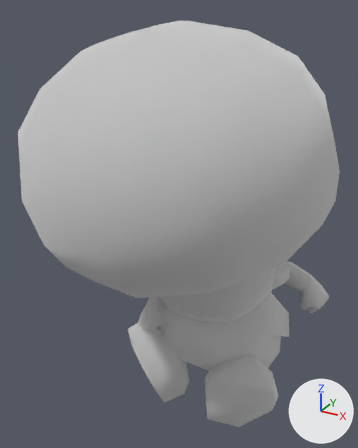
One commit to the glTF model FinModelUtility/Libraries/JSystem/JSystem Tests/goldens/super_mario_sunshine_kinopio/output/kinopio_body.glb: the scene before it, then after it.
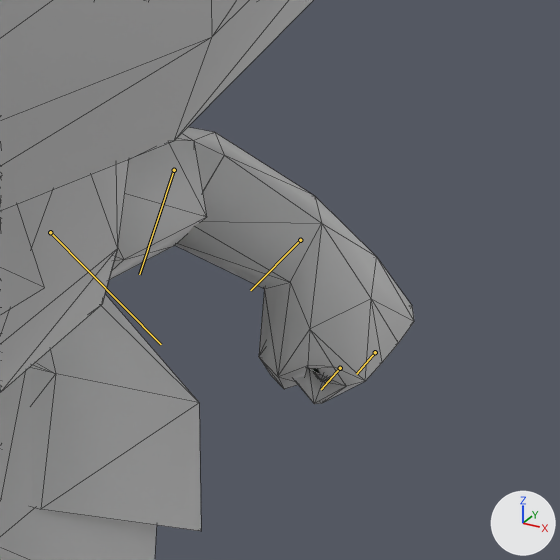
There are two pictures of each version: one whole from a 50 mm camera at (43.7, -106.9, 87.5) aimed at (-4.7, -19.0, 43.6), one close up on the part from 70% to 100% of the width and 53% to 76% of the height. Lighting does not change. The marker at lower right points along +X, +Y and +Z. The last two pictures show the newer version. Both versions are drawn at frame 40 of the action 'kinopio_sitshake'; the numbers are the values there. The bones that change, and the others that lie on the model, are drawn over the model as lines in the close-ups. The close-ups show mesh edges as thin lines.

The first close-up shows 'batch 0', 'batch 1', 'batch 2', 'batch 3', 'batch 4'.
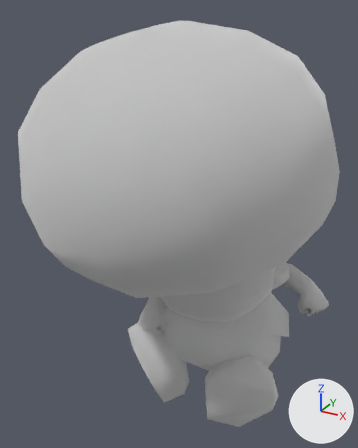
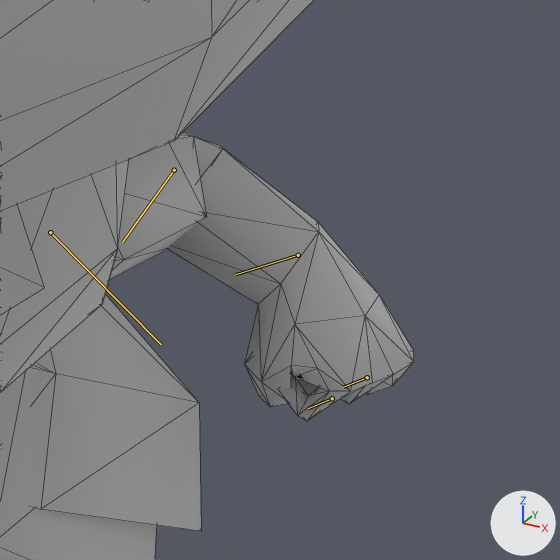
What differs and where, as boxes [x1, y1, x2, y2] in the close-ups (560 x 560 px):
'batch 0', posed: before [0, 127, 414, 560]; after [0, 133, 414, 560]
bone 'jnt_larm_2', root to tip: before (174, 170) to (139, 274); after (174, 170) to (122, 242)

The edits, one by one:
Bone 'jnt_larm_2' (bone_jnt_larm_2) turns from (1, -20, 55) to (-13, -14, 68) degrees about its own x, y and z.
